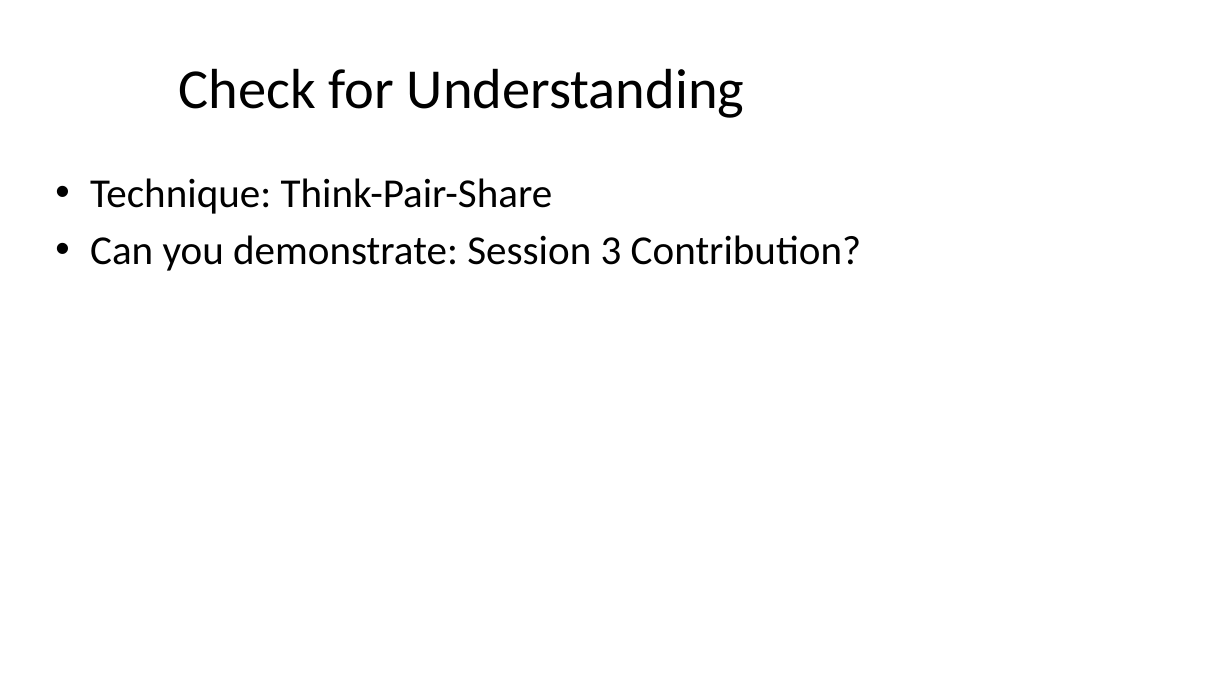
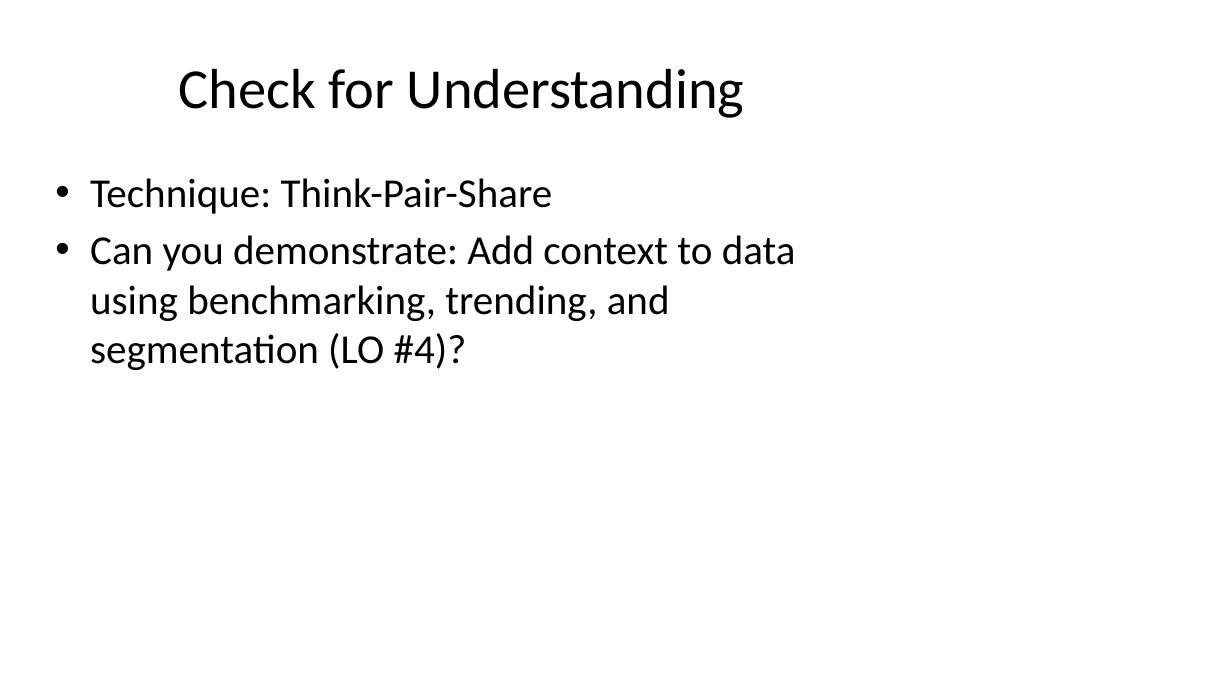
Before and after one commit to nlwtest2020/AyElSeeMoldo, a slide deck: slide 20 of curriculum-planner/output/slides/session_03_slides.pptx (slide 25 before the commit). Drawn at 1232x693 pixels with LibreOffice and Linux fonts; fonts in the diff are those of the drawing. Boxes give left, top, right and bottom in pixels: in the first picture for what was removed or moved away, otherwise in the second. Text is boxed around its words. In the diff, an @@ line names an element or a change of style, - is before the commit and + after.

```diff
--- a/curriculum-planner/output/slides/session_03_slides.pptx
+++ b/curriculum-planner/output/slides/session_03_slides.pptx
@@ text at box(90, 235, 796, 370): text changed @@
-• Can you demonstrate: Session 3 Contribution?
+• Can you demonstrate: Add context to data using benchmarking, trending, and segmentation (LO #4)?
```
Also in this commit, not shown: 2 other slides changed, 5 slides removed, 11 other files.
